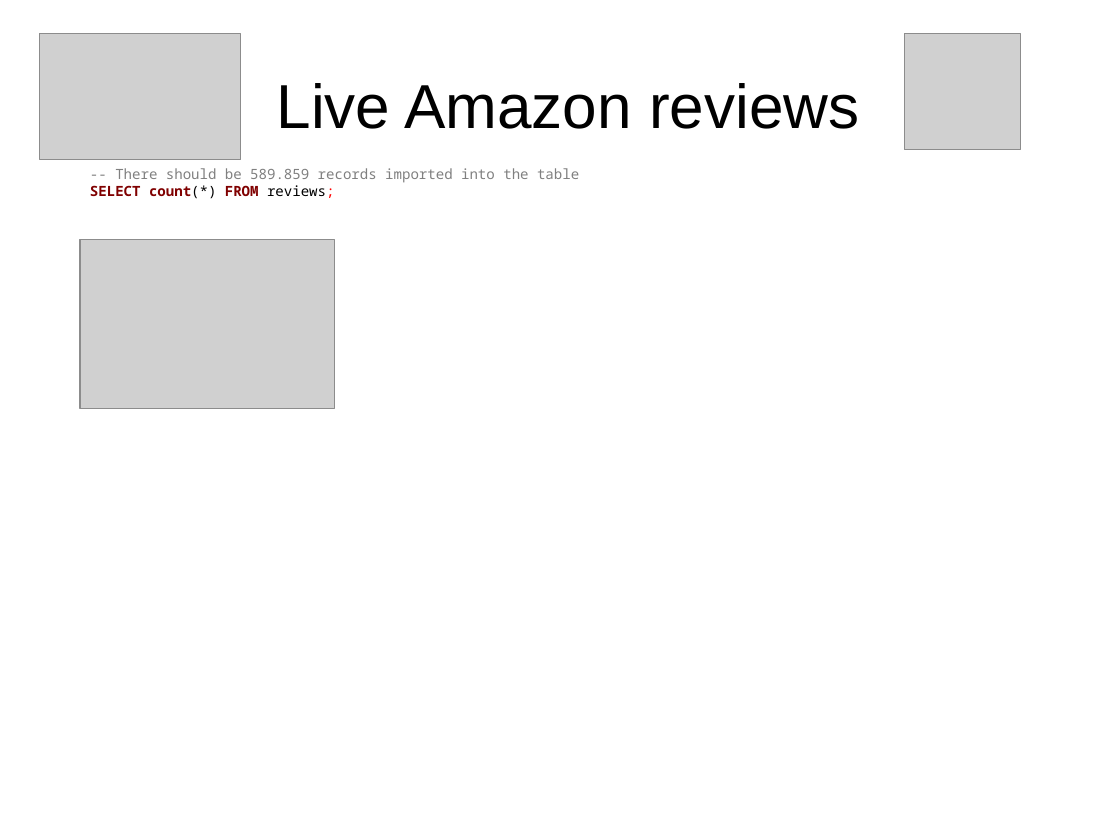
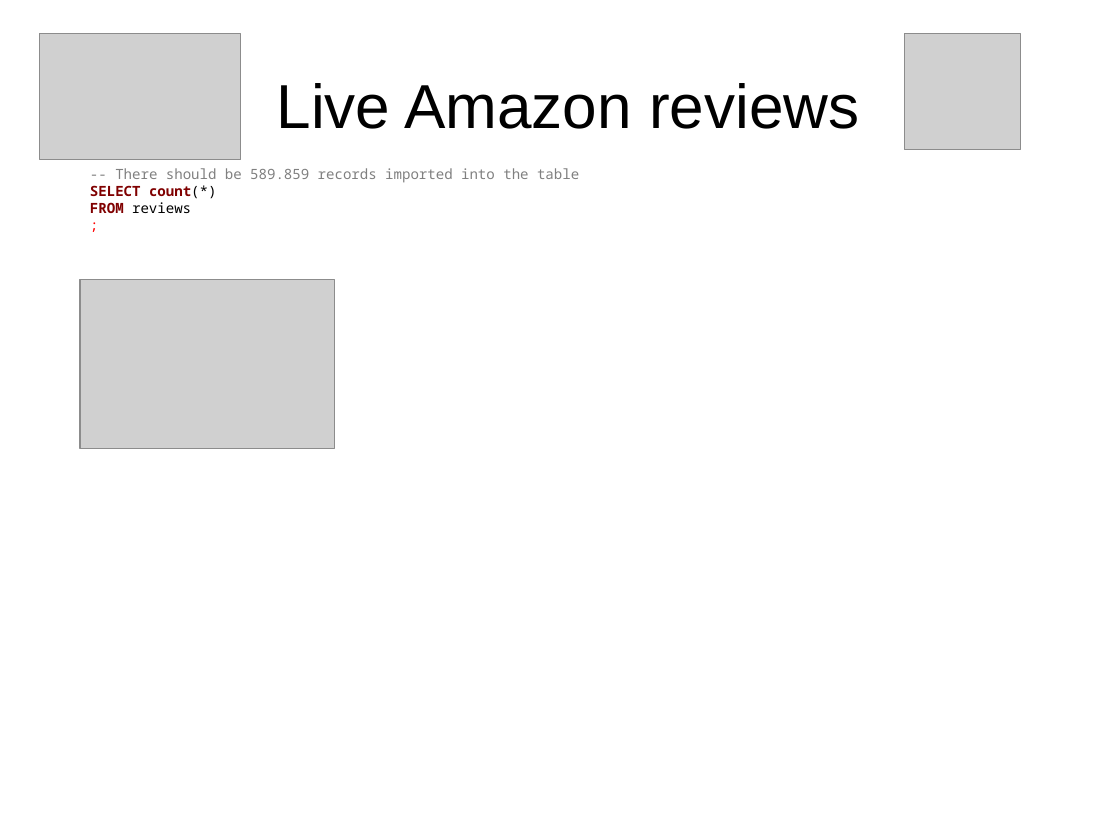
Before and after one commit to sjstoelting/talks, a slide deck: slide 36 of json-by-example/JSON-by-example.odp. Drawn at 1120x840 pixels with LibreOffice and Linux fonts; fonts in the diff are those of the drawing; grey boxes stand for pictures. Boxes give left, top, right and bottom in pixels: in the first picture for what was removed or moved away, otherwise in the second. Text is boxed around its words. In the diff, an @@ line names an element or a change of style, - is before the commit and + after.

Commit message:
Added having a look at the Amazon JSON structure to the queries and the slides. Plus some minor corrections on the slides.

```diff
--- a/json-by-example/JSON-by-example.odp
+++ b/json-by-example/JSON-by-example.odp
@@ text at (90,185,216,213): text changed @@
-SELECT count(*) FROM reviews;
+SELECT count(*)
+FROM reviews
+;
@@ picture: place and size @@
-picture at (80,240,335,409)
+picture at (80,281,335,449)
```
Also in this commit, not shown: 4 other slides changed, 1 slide added, 2 other files.
